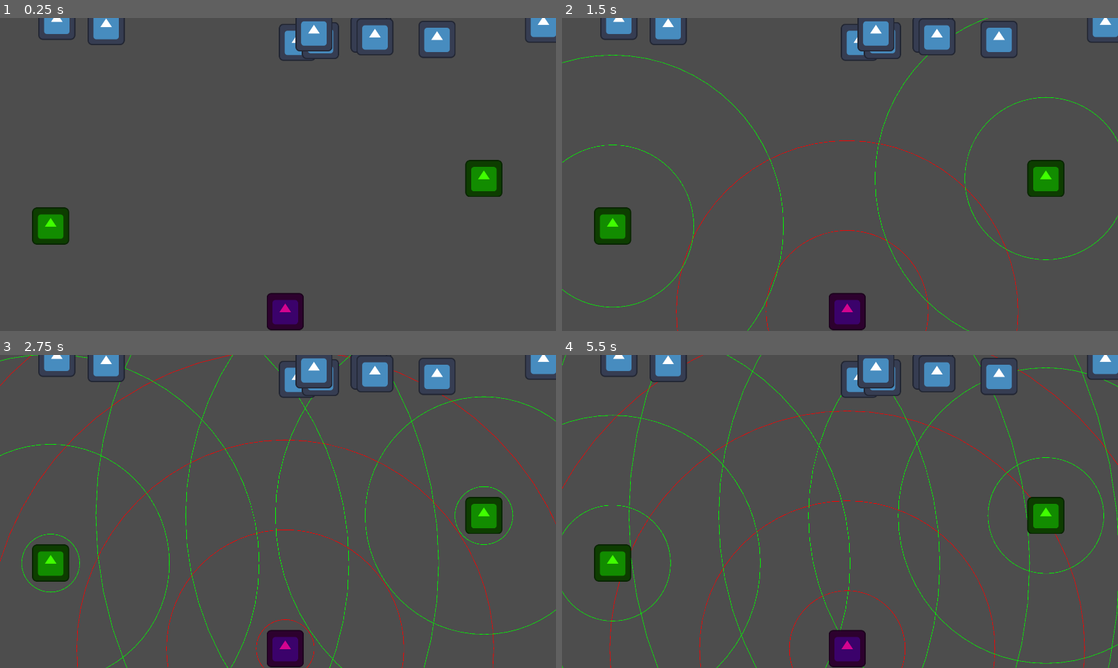
Above: before the commit, frames 1-4 (two rows, left to right).
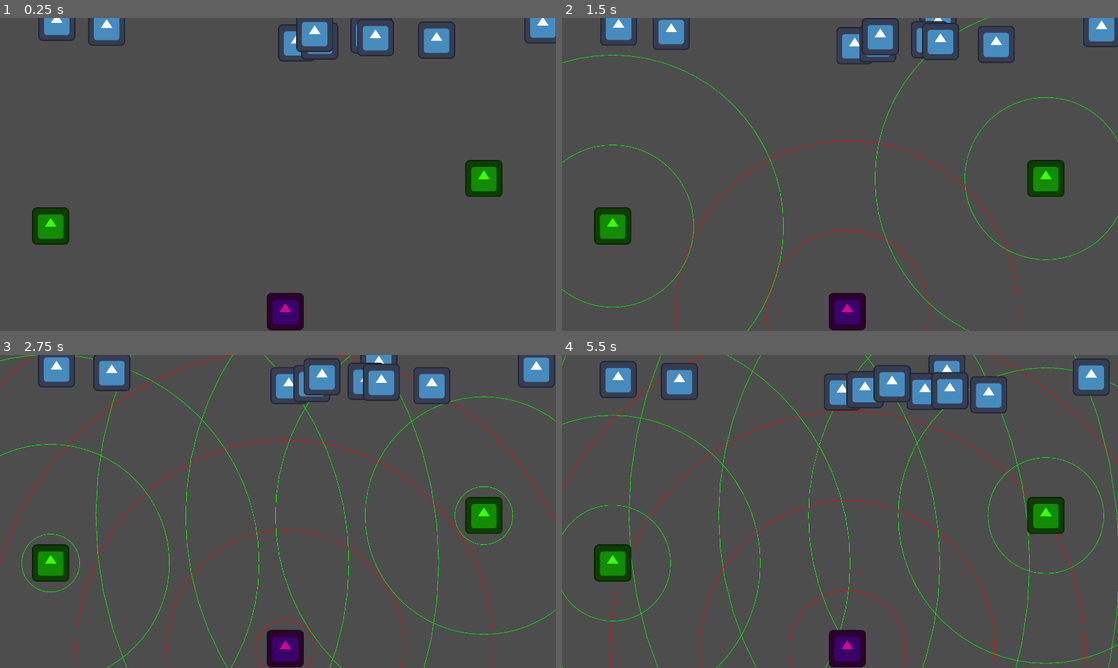
Above: after the commit, the same moments.

Repository: quokt/dtj-game
Game: Godot game, scene res://Scenes/main.tscn
Two runs of this game, one before a commit and one after it. Both use one fixed random seed, a clock stepped at 60 frames per second and the inputs below. The engine's default icon, where the game draws it, is replaced by a stand-in: a white triangle on a blue panel in a dark square.
Inputs:
- Up to frame 1 (0.25 s): no input
- Up to frame 2 (1.5 s): no input
- Up to frame 3 (2.75 s): no input
- Up to frame 4 (5.5 s): no input

The runs differ from the first frame. In frame 1, 0.8% of the frame differs, in the area x 7-100%, y 0-14%; in frame 2, 2.7%; in frame 3, 3.6%; in frame 4, 5.3%, in the area x 6-100%, y 0-19%.

Commit message:
enemy follow

Diff:
--- a/Scenes/enemy.tscn
+++ b/Scenes/enemy.tscn
@@ -3,7 +3,7 @@
 [ext_resource type="Script" uid="uid://c06gtdaaiwqdd" path="res://Scripts/enemy.gd" id="1_y4ntl"]
 [ext_resource type="Texture2D" uid="uid://rixngjmaqstj" path="res://icon.svg" id="2_5xrud"]
 
-[node name="Enemy" type="Node2D"]
+[node name="Enemy" type="CharacterBody2D"]
 script = ExtResource("1_y4ntl")
 
 [node name="Sprite2D" type="Sprite2D" parent="."]
--- a/Scripts/enemy.gd
+++ b/Scripts/enemy.gd
@@ -1,4 +1,10 @@
-extends Node2D
+extends CharacterBody2D
 
 
-var target : Tower
+@onready var target : Tower = get_tree().get_nodes_in_group("towers")[randi()%get_tree().get_nodes_in_group("towers").size()-1]
+var speed = 800.0
+
+
+func _physics_process(delta: float) -> void:
+	velocity = (target.position - position).normalized() * speed * delta
+	move_and_slide()
--- a/Scripts/tower.gd
+++ b/Scripts/tower.gd
@@ -4,6 +4,9 @@
 signal died
 
 @export var health : int
+
+func _ready() -> void:
+	add_to_group("towers")
 
 func take_damage(amount : int) -> void:
 	health = max(0, health - amount)
